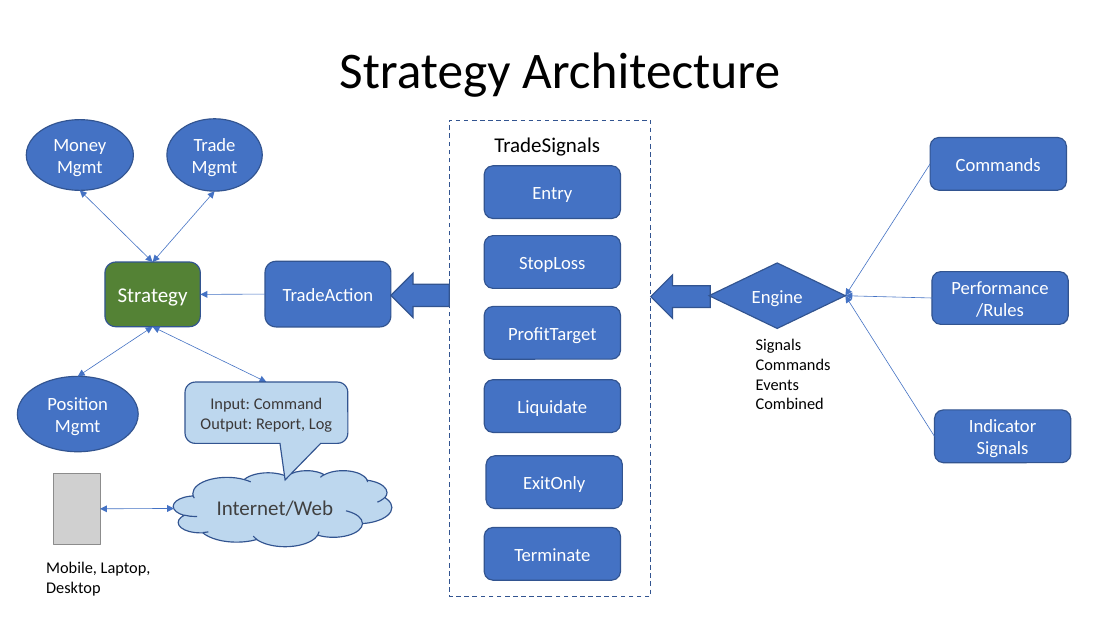
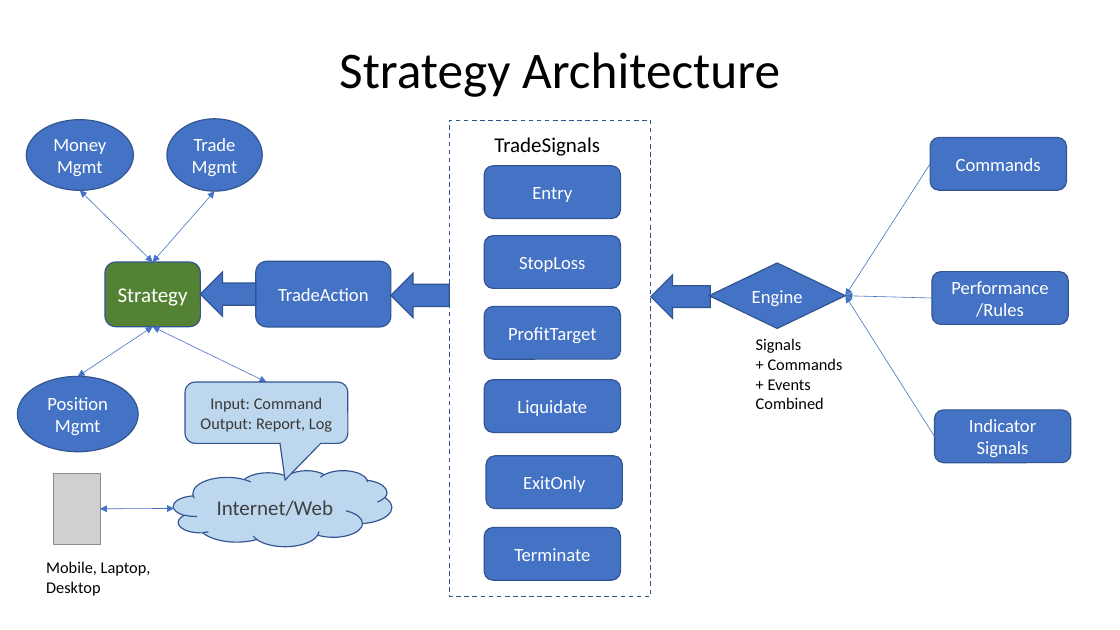
Before and after one commit to gerryzhou/targetrichtrades, a slide deck: slide 3 of NT8/Ninjatrader-web.pptx. Drawn at 1120x630 pixels with LibreOffice and Linux fonts; fonts in the diff are those of the drawing; grey boxes stand for pictures. Boxes give left, top, right and bottom in pixels: in the first picture for what was removed or moved away, otherwise in the second. Text is boxed around its words. In the diff, an @@ line names an element or a change of style, - is before the commit and + after.

```diff
--- a/NT8/Ninjatrader-web.pptx
+++ b/NT8/Ninjatrader-web.pptx
@@ rounded rectangle "TradeAction": place and size @@
-rounded rectangle "TradeAction" at (266, 261, 392, 327)
+rounded rectangle "TradeAction" at (256, 261, 392, 327)
@@ arrow removed from (266, 294) to (201, 294) @@
@@ left arrow added at (201, 272, 256, 317), fill #4472C4, outline #325491 1 pt @@
@@ text at (768, 358, 843, 390): text changed @@
-Commands
-Events
++ Commands
++ Events
```
Also in this commit, not shown: 15 other files.
